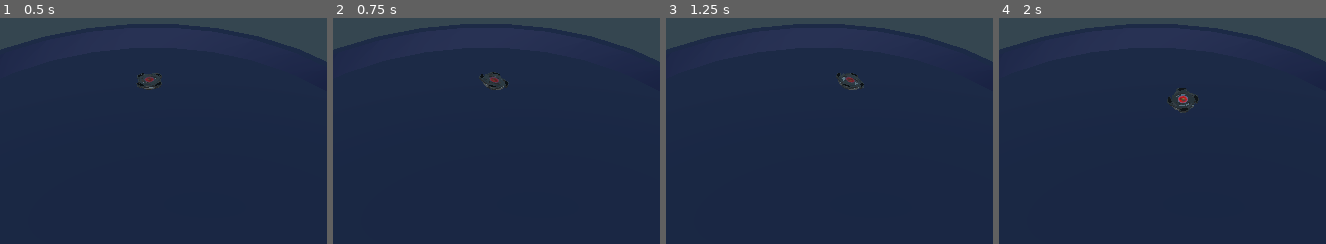
Above: before the commit, frames 1-4 (left to right).
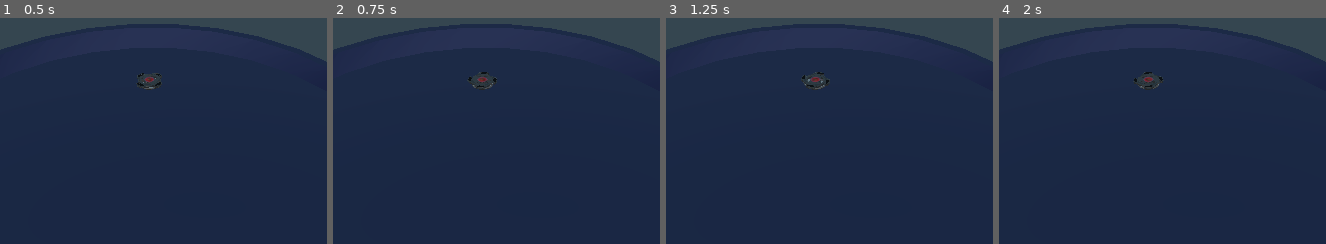
Above: after the commit, the same moments.

Repository: gilzoide/1JAM-Uno
Game: Godot game, scene res://Main.tscn
The game is run twice, just before and just after one commit, with the same random seed, the same clock (stepped at 60 frames per second) and the same inputs.
Inputs:
- Up to frame 1 (0.5 s): no input
- Up to frame 2 (0.75 s): hold Right (ui_right) from 0.53 s (still down)
- Up to frame 3 (1.25 s): keep holding Right (ui_right)
- Up to frame 4 (2 s): release Right (ui_right) at 1.28 s; hold Down (ui_down) from 1.28 s (still down)
The pictures show only the part of the screen within x 30-80%, y 0-50%; the shares and areas given below are measured in that part.

Frame 1 is identical in both runs. In frame 2, 0.3% of the frame differs, in the area x 41-54%, y 23-32%; in frame 3, 0.4%; in frame 4, 0.6%, in the area x 41-61%, y 23-43%.

Commit message:
Add classe PiaoInput com variação random

Diff:
--- /dev/null
+++ b/Input/PiaoInput.gd
@@ -0,0 +1,9 @@
+extends Node
+
+var movement: Vector3 = Vector3.ZERO
+
+func get_movement() -> Vector3:
+	return movement
+
+func trombou():
+	pass
--- /dev/null
+++ b/Input/RandomPiaoInput.gd
@@ -0,0 +1,22 @@
+extends "res://Input/PiaoInput.gd"
+
+var timer = 0.0
+export(float) var seconds_to_change = 2
+var rng = RandomNumberGenerator.new()
+
+func _init():
+	set_process(true)
+
+func _process(delta):
+	timer += delta
+	if timer > seconds_to_change:
+		timer = 0
+		muda_direcao()
+
+func trombou():
+	muda_direcao()
+
+func muda_direcao():
+	var x = rng.randf_range(-1, 1)
+	var z = rng.randf_range(-1, 1)
+	movement = Vector3(x, 0, z)
--- a/Main.tscn
+++ b/Main.tscn
@@ -1,15 +1,19 @@
-[gd_scene load_steps=4 format=2]
+[gd_scene load_steps=5 format=2]
 
 [ext_resource path="res://piao/Piao.tscn" type="PackedScene" id=1]
 [ext_resource path="res://Chao/Chao.tscn" type="PackedScene" id=2]
 [ext_resource path="res://Estadio/Estadio.tscn" type="PackedScene" id=3]
+[ext_resource path="res://Input/RandomPiaoInput.gd" type="Script" id=4]
 
-[node name="Spatial" type="Spatial"]
+[node name="Main" type="Spatial"]
 
 [node name="Chao" parent="." instance=ExtResource( 2 )]
 
 [node name="Piao" parent="." instance=ExtResource( 1 )]
 transform = Transform( 1, 0, 0, 0, 1, 0, 0, 0, 1, 0, 5, -28.87 )
+
+[node name="Input" type="Node" parent="Piao"]
+script = ExtResource( 4 )
 
 [node name="Camera" type="Camera" parent="."]
 transform = Transform( 1, 0, 0, 0, 0.656428, 0.754389, 0, -0.754389, 0.656428, 7.1003, 59.7473, 61.9403 )
--- a/piao/Piao.gd
+++ b/piao/Piao.gd
@@ -4,29 +4,35 @@
 export(float) var rotation_speed = 500
 const MOVE_ROTATION_ANGLE = 15
 
-var move_to: Vector3
+var moving_to: Vector3 = Vector3.ZERO
 
 func _ready():
 	set_process(true)
+	set_physics_process(true)
+
+
+func set_movement(vec: Vector3):
+	moving_to = vec
 
 func _process(delta):
-	var moving_to = Vector3.ZERO
-	if Input.is_action_pressed("ui_up"):
-		moving_to.z = -1
-	elif Input.is_action_pressed("ui_down"):
-		moving_to.z = 1
-	if Input.is_action_pressed("ui_left"):
-		moving_to.x = -1
-	elif Input.is_action_pressed("ui_right"):
-		moving_to.x = 1
-	animate(moving_to, delta)
+	moving_to = $Input.get_movement()
+	apply_rotation_animation(moving_to, delta)
+
+
+func _physics_process(delta):
 	apply_move(moving_to, delta)
 
-func animate(moving_to: Vector3, delta: float):
+
+func apply_rotation_animation(moving_to: Vector3, delta: float):
 	$Pivot/Mesh.rotate_object_local(Vector3.DOWN, rotation_speed * delta)
-	$Pivot.rotation = Vector3(deg2rad(moving_to.z * MOVE_ROTATION_ANGLE),
+	$Pivot.rotation = Vector3(
+		deg2rad(moving_to.z * MOVE_ROTATION_ANGLE),
 		0,
-		deg2rad(-moving_to.x * MOVE_ROTATION_ANGLE))
+		deg2rad(-moving_to.x * MOVE_ROTATION_ANGLE)
+	)
+
 
 func apply_move(moving_to: Vector3, delta: float):
-	var _x = move_and_collide(moving_to * move_speed * delta)
+	var _x = move_and_slide(moving_to * move_speed)
+	if get_slide_count() > 0:
+		$Input.trombou()
--- a/project.godot
+++ b/project.godot
@@ -19,6 +19,15 @@
 run/main_scene="res://Main.tscn"
 config/icon="res://icon.png"
 
+[input]
+
+up={
+"deadzone": 0.5,
+"events": [ Object(InputEventJoypadMotion,"resource_local_to_scene":false,"resource_name":"","device":0,"axis":1,"axis_value":-1.0,"script":null)
+, Object(InputEventKey,"resource_local_to_scene":false,"resource_name":"","device":0,"alt":false,"shift":false,"control":false,"meta":false,"command":false,"pressed":false,"scancode":16777232,"unicode":0,"echo":false,"script":null)
+ ]
+}
+
 [rendering]
 
 environment/default_environment="res://default_env.tres"
